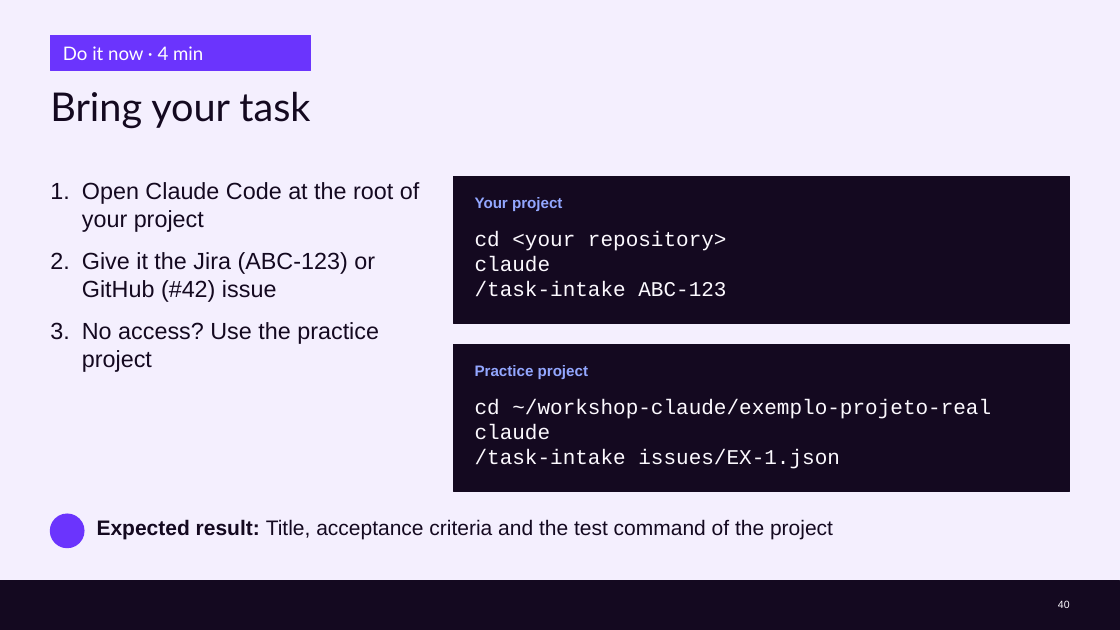
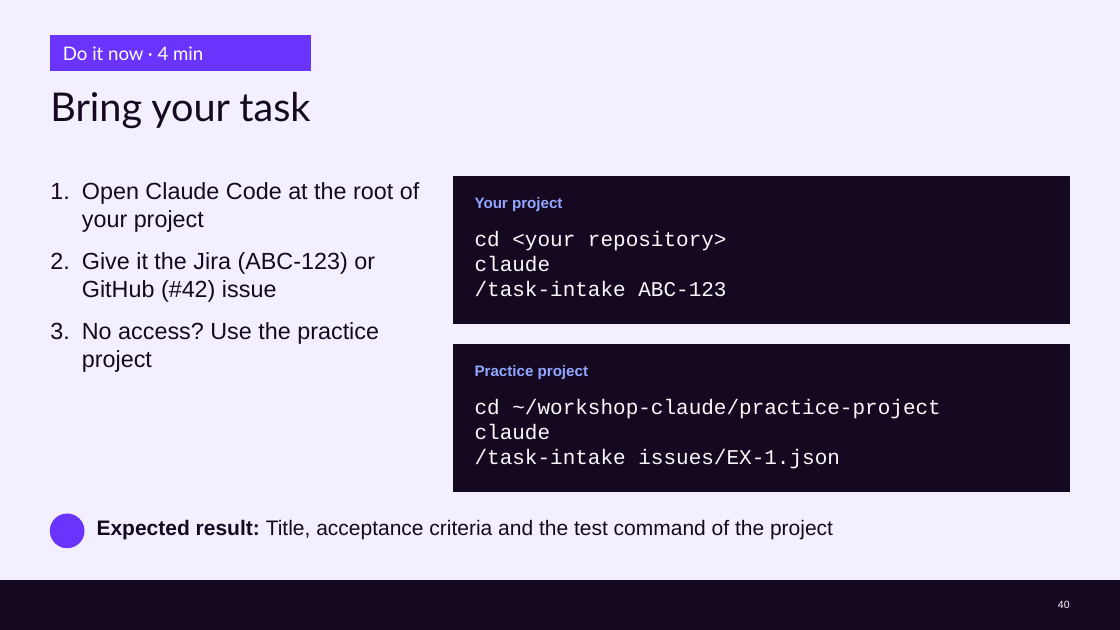
Before and after one commit to cx-guilherme-pinto/workshop-claude, a slide deck: slide 40 of slides/workshop.en.pptx. Drawn at 1120x630 pixels with LibreOffice and Linux fonts; fonts in the diff are those of the drawing; background and template pictures are left out. Boxes give left, top, right and bottom in pixels: in the first picture for what was removed or moved away, otherwise in the second. Text is boxed around its words. In the diff, an @@ line names an element or a change of style, - is before the commit and + after.

```diff
--- a/slides/workshop.en.pptx
+++ b/slides/workshop.en.pptx
@@ text at (475, 399, 940, 419): text changed @@
-cd ~/workshop-claude/exemplo-projeto-real
+cd ~/workshop-claude/practice-project
```
Also in this commit, not shown: 11 other slides changed, 35 other files.
